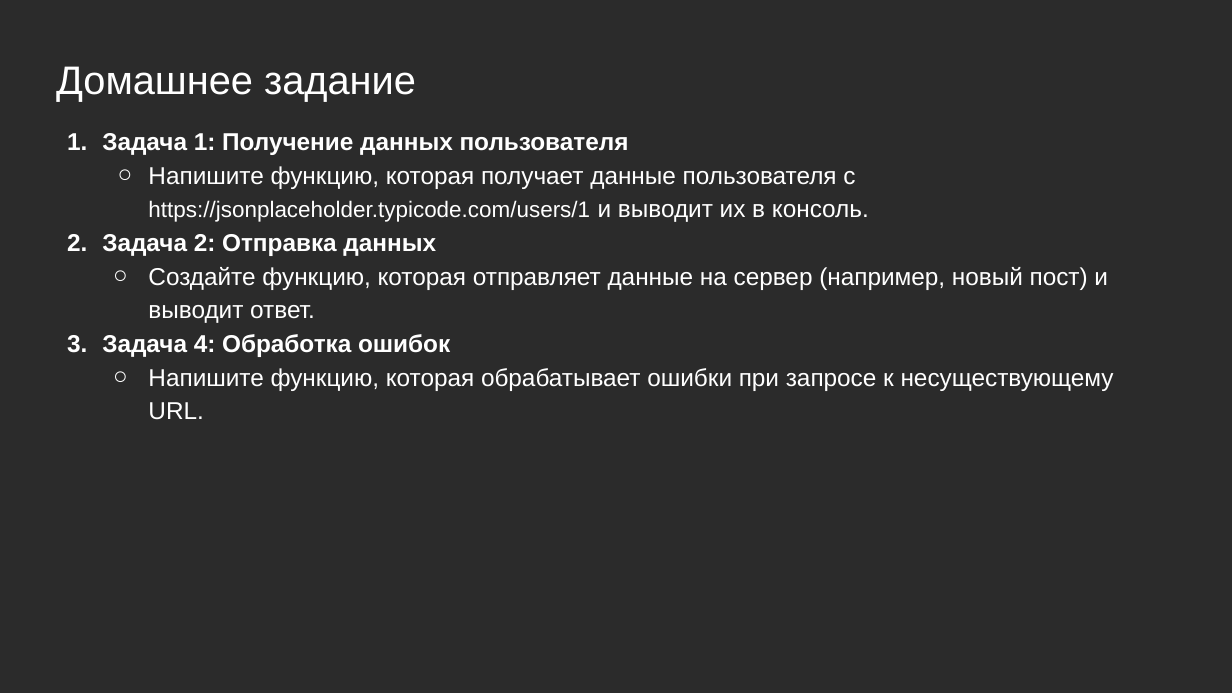
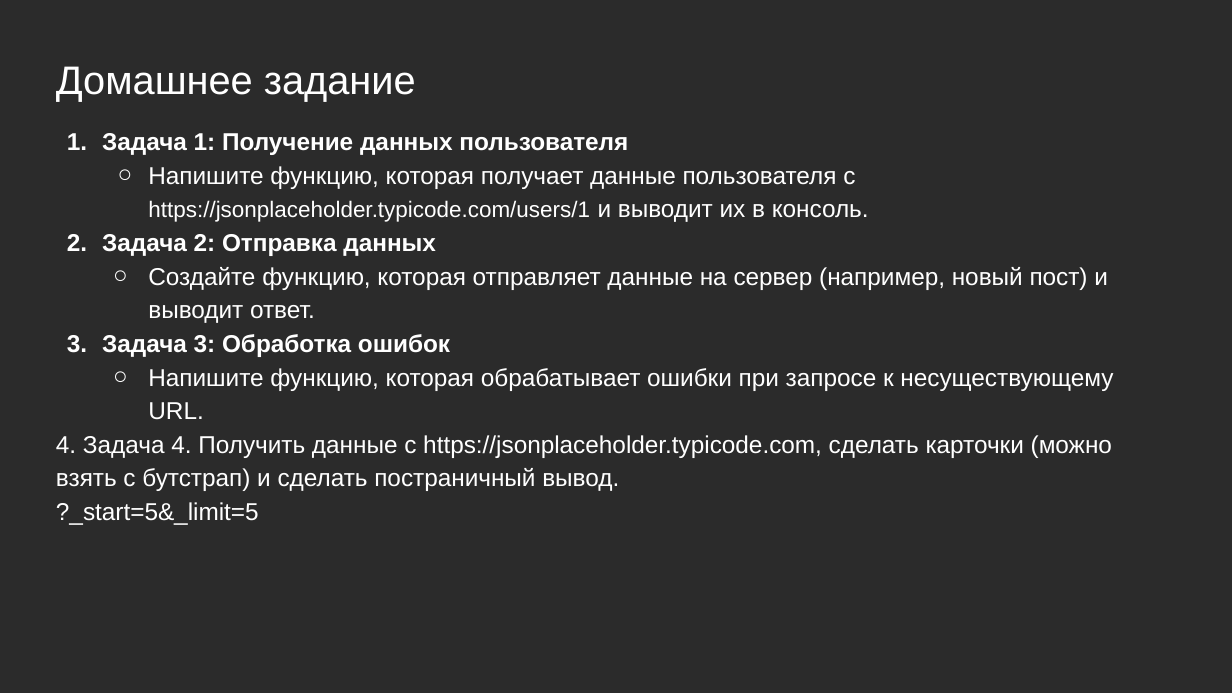
Before and after one commit to mhasilau/GLk-FD1-36-25, a slide deck: slide 30 of lesson18/Занятие 18.pptx. Drawn at 1232x693 pixels with LibreOffice and Linux fonts; fonts in the diff are those of the drawing; background and template pictures are left out; a plain dark background stands for a picture behind light text. Boxes give left, top, right and bottom in pixels: in the first picture for what was removed or moved away, otherwise in the second. Text is boxed around its words. In the diff, an @@ line names an element or a change of style, - is before the commit and + after.

```diff
--- a/lesson18/Занятие 18.pptx
+++ b/lesson18/Занятие 18.pptx
@@ text at (102,334,450,357): text changed @@
-3. Задача 4: Обработка ошибок
+3. Задача 3: Обработка ошибок
@@ text at (56,435,1112,525): paragraphs added @@
+4. Задача 4. Получить данные с https://jsonplaceholder.typicode.com, сделать карточки (можно взять с бутстрап) и сделать постраничный вывод.
+?_start=5&_limit=5
```
Also in this commit, not shown: 21 other slides changed.
